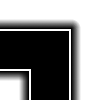
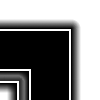
Comparing the layer stacks of the two 100px x 100px images. Changes:
added layer "LINE copy #7" above "LINE copy #6" over [0, 76, 24, 100]
